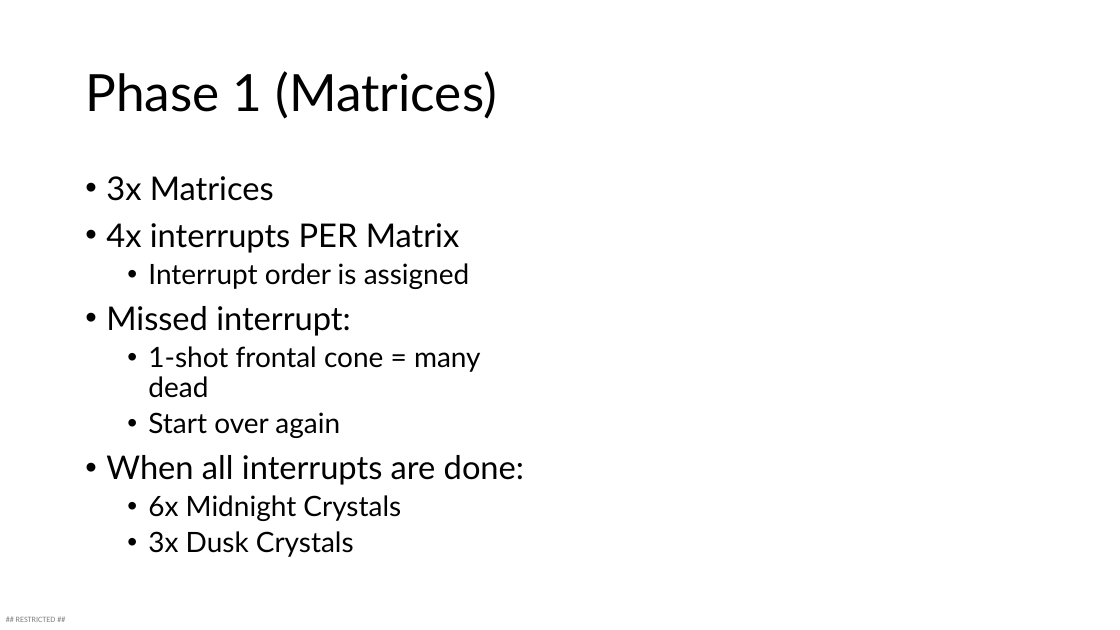
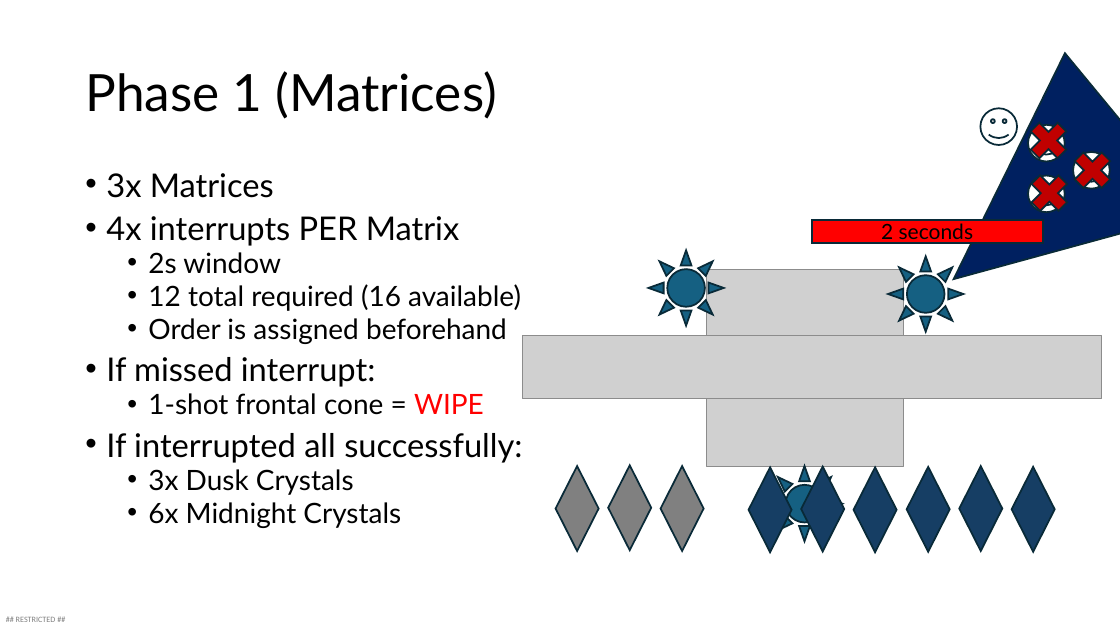
Before and after one commit to kuehbiko/test1, a slide deck: slide 6 of loora.pptx. Drawn at 1120x630 pixels with LibreOffice and Linux fonts; fonts in the diff are those of the drawing; grey boxes stand for pictures. Boxes give left, top, right and bottom in pixels: in the first picture for what was removed or moved away, otherwise in the second. Text is boxed around its words. In the diff, an @@ line names an element or a change of style, - is before the commit and + after.

```diff
--- a/loora.pptx
+++ b/loora.pptx
@@ triangle added at box(888, 54, 1120, 359), fill #002060, outline #092A39 1.5 pt @@
@@ smiley face added at box(981, 108, 1017, 145), fill #FFFFFF, outline #092A39 1.5 pt @@
@@ cross added at box(1023, 114, 1075, 166), fill #C00000, outline #092A39 1.5 pt @@
@@ smiley face added at box(1028, 125, 1065, 162), fill #FFFFFF, outline #092A39 1.5 pt @@
@@ cross added at box(1067, 145, 1119, 197), fill #C00000, outline #092A39 1.5 pt @@
@@ text at box(106, 173, 459, 528): line spacing 0.9 to 0.8 @@
@@ cross added at box(1023, 167, 1075, 219), fill #C00000, outline #092A39 1.5 pt @@
@@ smiley face added at box(1028, 176, 1065, 213), fill #FFFFFF, outline #092A39 1.5 pt @@
@@ smiley face added at box(1073, 152, 1110, 189), fill #FFFFFF, outline #092A39 1.5 pt @@
@@ rectangle added at box(812, 220, 1044, 244), fill #FF0000 @@
@@ rectangle added at box(812, 220, 964, 243), fill #FF0000 @@
@@ rectangle added at box(812, 220, 1044, 244), outline #092A39 1.5 pt @@
@@ text added at box(881, 223, 973, 244), 18 pt, text #000000 @@
+2 seconds
@@ text at box(106, 252, 522, 495): text changed @@
-  • Interrupt order is assigned
-• Missed interrupt:
-  • 1-shot frontal cone = many dead
-  • Start over again
-• When all interrupts are done:
+  • 2s window
+  • 12 total required (16 available)
+  • Order is assigned beforehand
+• If missed interrupt:
+  • 1-shot frontal cone = WIPE
+• If interrupted all successfully:
+  • 3x Dusk Crystals
@@ sun added at box(649, 250, 724, 326), fill #156082, outline #092A39 1.5 pt @@
@@ picture added at box(707, 269, 903, 465) @@
@@ sun added at box(888, 256, 964, 332), fill #156082, outline #092A39 1.5 pt @@
@@ picture added at box(523, 335, 1102, 398) @@
@@ diamond added at box(555, 466, 598, 551), fill #808080, outline #092A39 1.5 pt @@
@@ diamond added at box(608, 465, 651, 550), fill #808080, outline #092A39 1.5 pt @@
@@ diamond added at box(660, 466, 703, 551), fill #808080, outline #092A39 1.5 pt @@
@@ diamond added at box(749, 467, 791, 552), fill #163E64, outline #092A39 1.5 pt @@
@@ sun added at box(767, 466, 843, 542), fill #156082, outline #092A39 1.5 pt @@
@@ diamond added at box(802, 466, 844, 551), fill #163E64, outline #092A39 1.5 pt @@
@@ diamond added at box(854, 467, 897, 552), fill #163E64, outline #092A39 1.5 pt @@
@@ diamond added at box(907, 467, 949, 552), fill #163E64, outline #092A39 1.5 pt @@
@@ diamond added at box(960, 466, 1002, 551), fill #163E64, outline #092A39 1.5 pt @@
@@ diamond added at box(1012, 467, 1054, 552), fill #163E64, outline #092A39 1.5 pt @@
@@ text at box(148, 531, 354, 557): paragraph removed @@
-  • 3x Dusk Crystals
```
Also in this commit, not shown: 13 other slides changed, 4 slides added, 5 slides removed.
